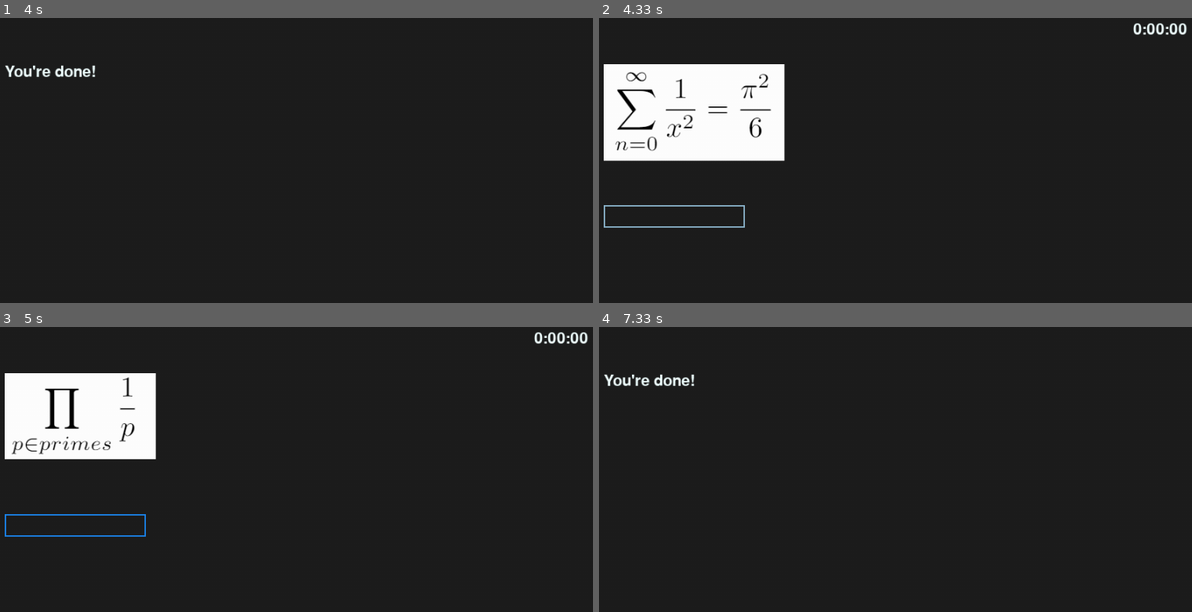
Above: before the commit, frames 1-4 (two rows, left to right).
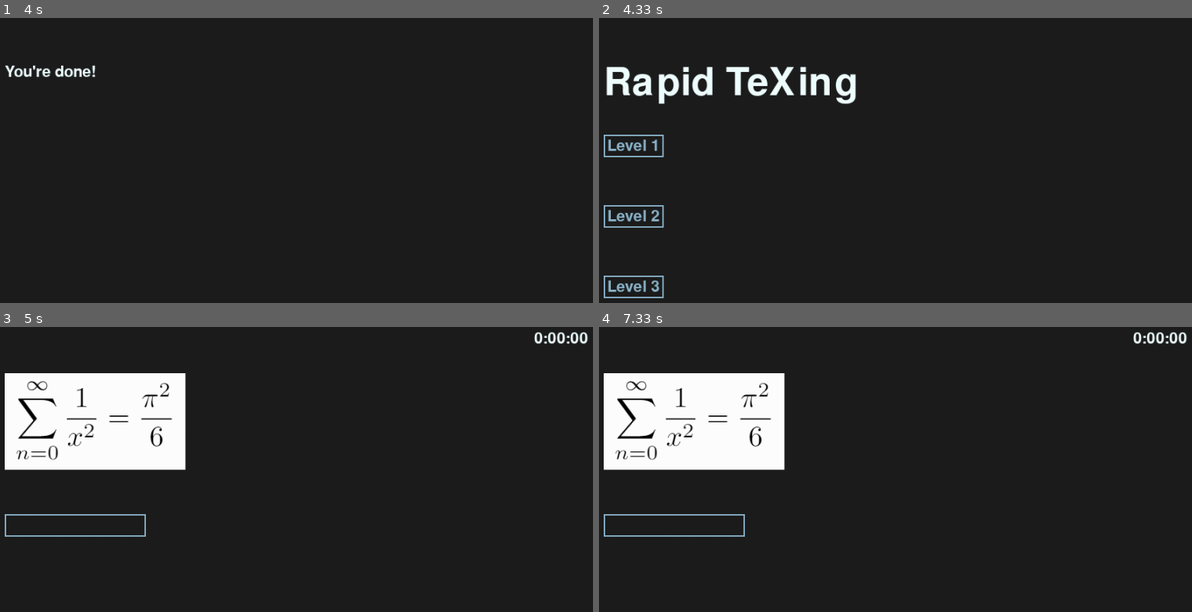
Above: after the commit, the same moments.

Repository: NiamV/OxfordHack
Game: pygame game, started from textInput.py
Two runs of this game, one before a commit and one after it. Both use one fixed random seed, a clock stepped at 60 frames per second and the inputs below.
Inputs (mouse positions are in pixels of both pictures, inside the frame that each line leads up to):
- Up to frame 1 (4 s): click "Level 1" at 0.38 s; tap Enter at 0.67, 2.55, 3.87 s; click (77, 217) at 1.05 s; click (outside the picture) at 1.38 s; type "an" at 2.22 s; type "n" at 2.42 s
- Up to frame 2 (4.33 s): tap Enter at 4.27 s
- Up to frame 3 (5 s): tap Enter at 4.57 s; click (35, 526) at 4.8 s, where only the run after the commit has a clickable "Level 2"
- Up to frame 4 (7.33 s): tap Enter at 5.15, 5.48, 5.78, 5.98, 6.28, 7.22 s; click (634, 594) at 6.87 s, where only the run after the commit has a clickable "Level 3"

Frame 1 is identical in both runs. In frame 2, 11% of the frame differs, in the area x 0-100%, y 1-99%; in frame 3, 4.5%; in frame 4, 11%.

Commit message:
Added level variable

Diff:
--- a/textInput.py
+++ b/textInput.py
@@ -127,34 +127,38 @@
     clock = pg.time.Clock()
     done = False
 
-    buttons = [ Button(LEFT_MARGIN, LEFT_MARGIN + 100 + 100 * i, 85, 32, "Level " + str(i+1)) for i in range(NUM_LEVELS) ]
-    notSelected = True
-    while notSelected:
-        for event in pg.event.get():
-            if event.type == pg.QUIT:
-                sys.exit("Game closed")
+    while not done:
+        # Title Screen
+        buttons = [ Button(LEFT_MARGIN, LEFT_MARGIN + 100 + 100 * i, 85, 32, "Level " + str(i+1)) for i in range(NUM_LEVELS) ]
+        notSelected = True
+        level = 0
+
+        while notSelected:
+            for event in pg.event.get():
+                if event.type == pg.QUIT:
+                    sys.exit("Game closed")
+                for button in buttons:
+                    button.handle_event(event)
+
+            screen.fill((30, 30, 30))
+
             for button in buttons:
-                button.handle_event(event)
-
-        screen.fill((30, 30, 30))
-
-        for button in buttons:
-            button.draw(screen)
-            if button.active:
-                notSelected = False
-                break
-
-        screen.blit(TITLE_FONT.render("Rapid TeXing", True, COLOR_MAIN), (LEFT_MARGIN, LEFT_MARGIN))
-        pg.display.flip()
-
-
-
-    while not done:
+                button.draw(screen)
+                if button.active:
+                    # Sets 'level' to the selected variable and exits the title screen
+                    level = int(button.text[-1])
+                    notSelected = False
+                    break
+
+            screen.blit(TITLE_FONT.render("Rapid TeXing", True, COLOR_MAIN), (LEFT_MARGIN, LEFT_MARGIN))
+            pg.display.flip()
+
         # Stopwatch setup
         counter = 0
         timerText = secondsToString(counter).rjust(3)
         pg.time.set_timer(pg.USEREVENT, 1000)
 
+        # Sets the number of problems done to 0
         count = 0
         n = random.randint(1,imageCount*(imageCount-1)*(imageCount-2))
         threeImages =  imageMapping.images(n, imageCount) # 3-tuple with the 3 id ints
